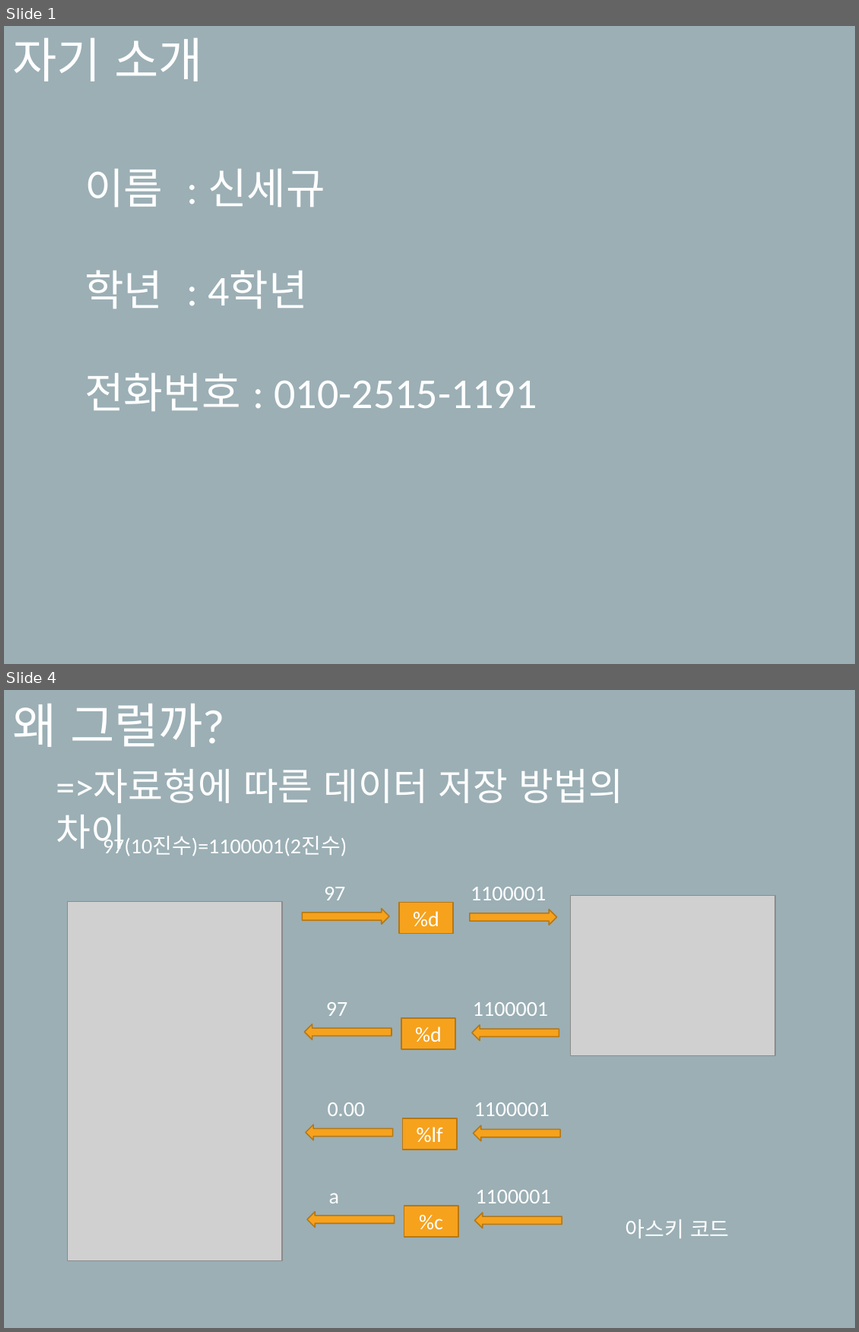
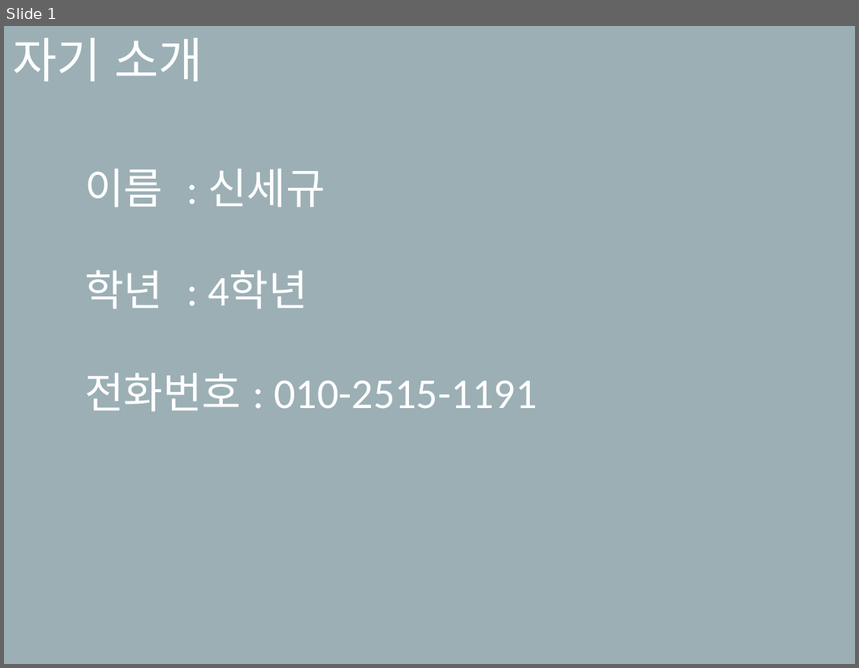
Before and after one commit to SekyuShin/Mentoring, a slide deck: 2019_Mentoring/2_weeks/멘토링_2주차.pptx. Shown one above the other, each under a label of ours: slides 1 and 4 before the commit, slide 1 after it; the slides between them are not shown. The pictures are 859x1332 and 859x668 pixels, drawn with LibreOffice and Linux fonts; fonts in the diff are those of the drawing; grey boxes stand for pictures. Boxes give left, top, right and bottom in pixels: in the first picture for what was removed or moved away, otherwise in the second. Text is boxed around its words. In the diff, an @@ line names an element or a change of style, - is before the commit and + after.

```diff
--- a/2019_Mentoring/2_weeks/멘토링_2주차.pptx
+++ b/2019_Mentoring/2_weeks/멘토링_2주차.pptx
@@ slide 4 removed at [4, 690, 855, 1328], background #9BAFB5 @@
@@ subtitle removed at [12, 704, 225, 747] @@
-왜 그럴까?
@@ text removed at [56, 769, 623, 853] @@
-=>자료형에 따른 데이터 저장 방법의 차이
@@ text removed at [103, 836, 347, 856] @@
-97(10진수)=1100001(2진수)
@@ text removed at [324, 887, 345, 901] @@
-97
@@ text removed at [471, 887, 546, 901] @@
-1100001
@@ picture removed at [68, 902, 282, 1262] @@
@@ right arrow removed at [302, 909, 389, 924] @@
@@ rectangle removed at [399, 903, 453, 934] @@
-%d
@@ right arrow removed at [470, 910, 557, 925] @@
@@ picture removed at [570, 895, 775, 1056] @@
@@ text removed at [326, 1002, 348, 1016] @@
-97
@@ text removed at [473, 1002, 548, 1016] @@
-1100001
@@ right arrow removed at [304, 1024, 392, 1040] @@
@@ rectangle removed at [401, 1018, 456, 1050] @@
-%d
@@ right arrow removed at [472, 1025, 559, 1040] @@
@@ text removed at [328, 1103, 366, 1116] @@
-0.00
@@ rectangle removed at [402, 1119, 457, 1151] @@
-%lf
@@ text removed at [474, 1103, 550, 1116] @@
-1100001
@@ right arrow removed at [305, 1125, 392, 1140] @@
@@ right arrow removed at [473, 1125, 560, 1141] @@
@@ text removed at [476, 1190, 551, 1204] @@
-1100001
@@ right arrow removed at [307, 1212, 394, 1227] @@
@@ text removed at [329, 1193, 339, 1204] @@
-a
@@ rectangle removed at [404, 1206, 458, 1237] @@
-%c
@@ right arrow removed at [474, 1213, 562, 1228] @@
@@ text removed at [626, 1220, 730, 1239] @@
-아스키 코드
```
Also in this commit, not shown: 4 slides changed, 10 slides added, 2 other slides removed, 12 other files.
